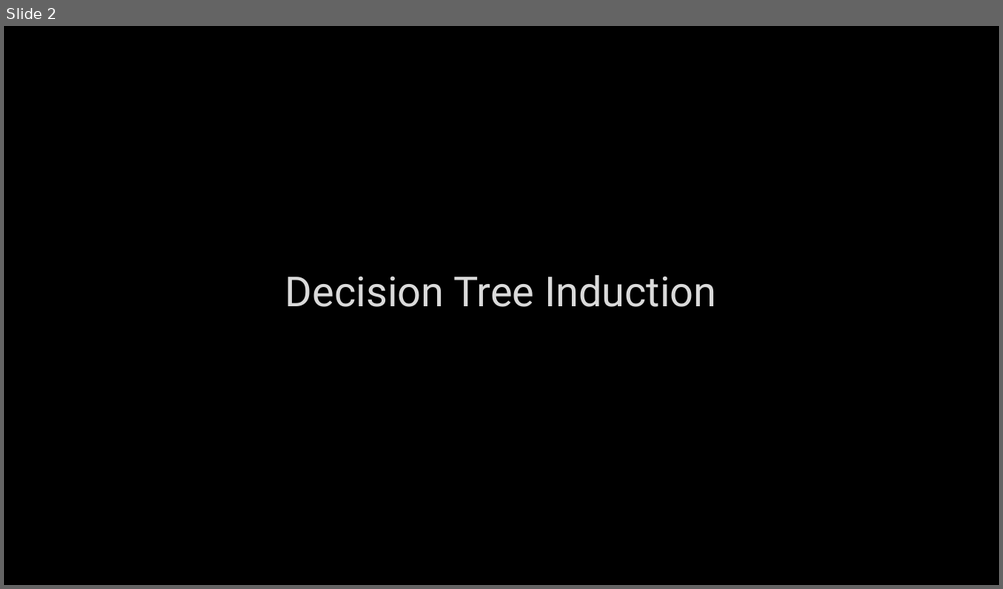
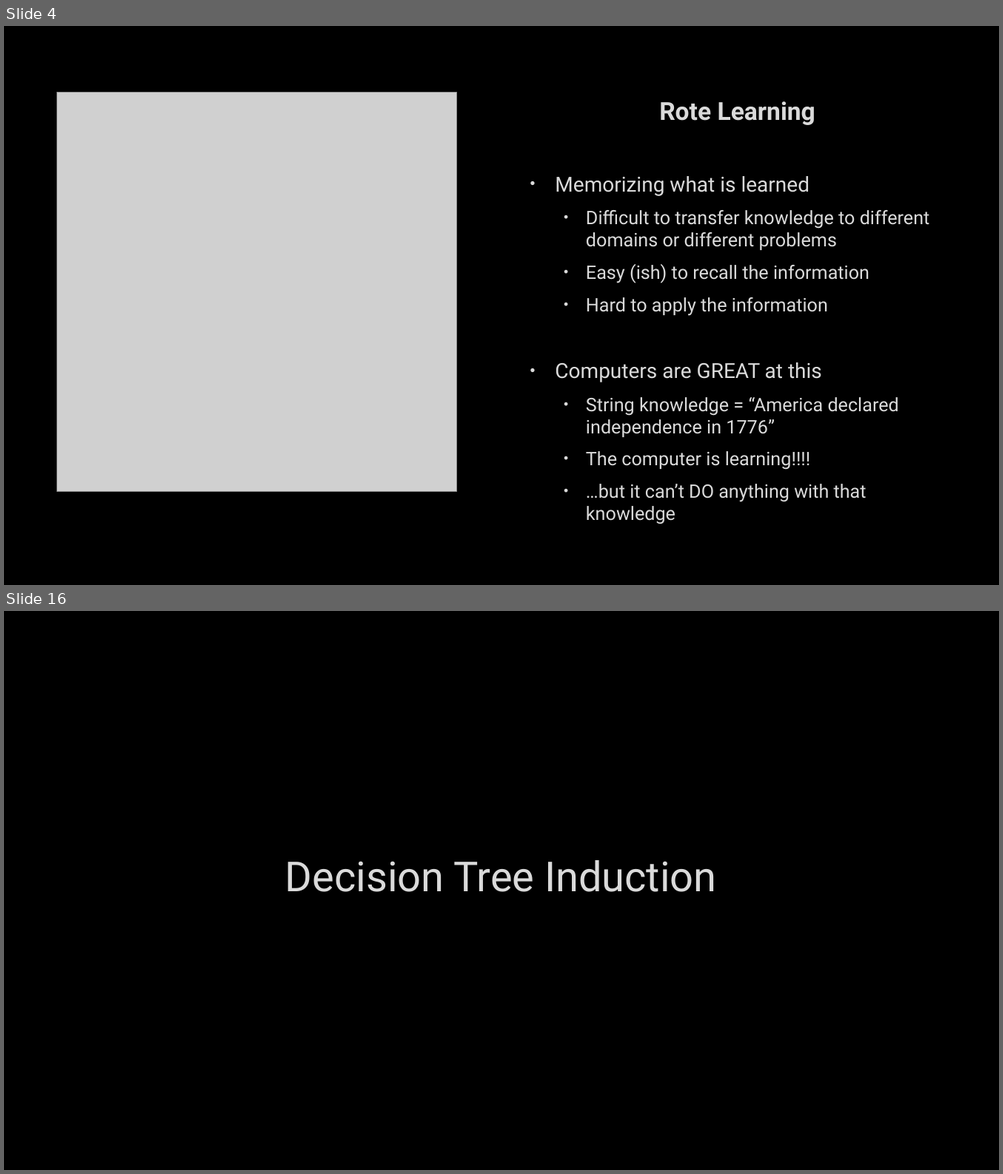
Before and after one commit to markfloryan/AI, a slide deck: slides/13-ML-DecisionTrees.pptx. Shown one above the other, each under a label of ours: slide 2 before the commit, slides 4 and 16 after it; the slides between them are not shown. The pictures are 1003x589 and 1003x1174 pixels, drawn with LibreOffice and Linux fonts; fonts in the diff are those of the drawing; grey boxes stand for pictures; background and template pictures are left out. Boxes give left, top, right and bottom in pixels: in the first picture for what was removed or moved away, otherwise in the second. Text is boxed around its words. In the diff, an @@ line names an element or a change of style, - is before the commit and + after.

```diff
--- a/slides/13-ML-DecisionTrees.pptx
+++ b/slides/13-ML-DecisionTrees.pptx
@@ slide 4 added at (x1=4, y1=26, x2=999, y2=585), background picture (left out) @@
@@ picture added at (x1=57, y1=92, x2=457, y2=491) @@
@@ text added at (x1=555, y1=101, x2=930, y2=525), 18 pt, text #DADADA @@
+Rote Learning
+• Memorizing what is learned
+  • Difficult to transfer knowledge to different domains or different problems
+  • Easy (ish) to recall the information
+  • Hard to apply the information
+• Computers are GREAT at this
+  • String knowledge = “America declared independence in 1776”
+  • The computer is learning!!!!
+  • …but it can’t DO anything with that knowledge
@@ what was slide 2 is now slide 16 @@
```
Also in this commit, not shown: 14 slides changed, 13 other slides added, 9 other files.
